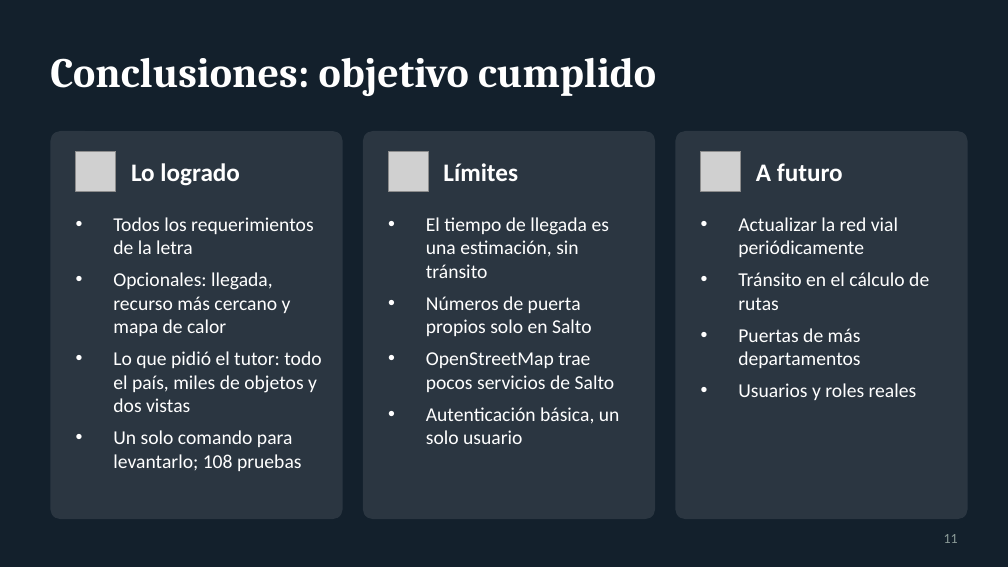
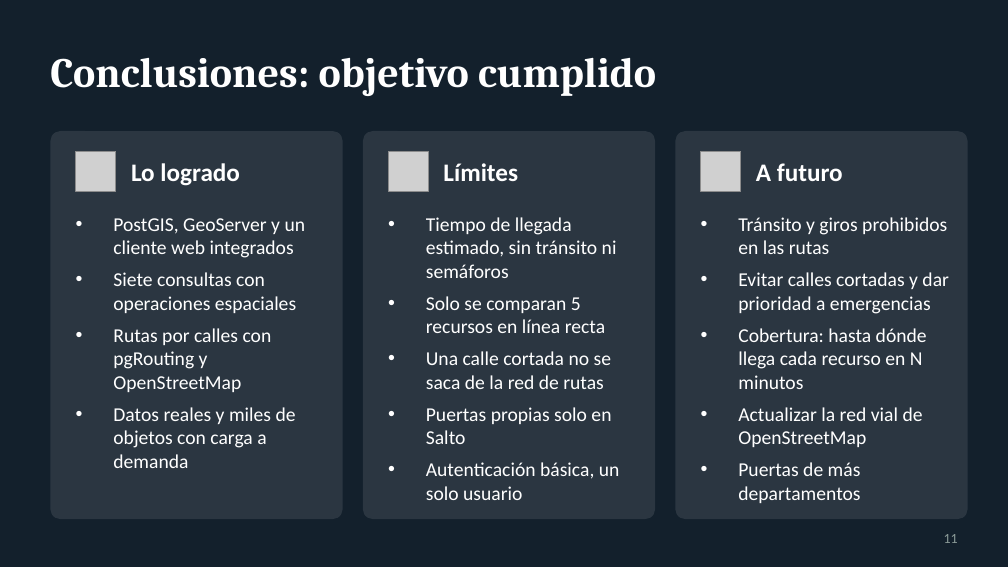
Before and after one commit to Facu185/geotravel, a slide deck: slide 11 of docs/defensa/UrbanSafe_defensa_final.pptx. Drawn at 1008x567 pixels with LibreOffice and Linux fonts; fonts in the diff are those of the drawing; grey boxes stand for pictures. Boxes give left, top, right and bottom in pixels: in the first picture for what was removed or moved away, otherwise in the second. Text is boxed around its words. In the diff, an @@ line names an element or a change of style, - is before the commit and + after.

Commit message:
Prueba 2: guion y ppt

```diff
--- a/docs/defensa/UrbanSafe_defensa_final.pptx
+++ b/docs/defensa/UrbanSafe_defensa_final.pptx
@@ text at [113, 218, 306, 468]: text changed @@
-• Todos los requerimientos de la letra
-• Opcionales: llegada, recurso más cercano y mapa de calor
-• Lo que pidió el tutor: todo el país, miles de objetos y dos vistas
-• Un solo comando para levantarlo; 108 pruebas
+• PostGIS, GeoServer y un cliente web integrados
+• Siete consultas con operaciones espaciales
+• Rutas por calles con pgRouting y OpenStreetMap
+• Datos reales y miles de objetos con carga a demanda
@@ text at [426, 217, 617, 444]: text changed @@
-• El tiempo de llegada es una estimación, sin tránsito
-• Números de puerta propios solo en Salto
-• OpenStreetMap trae pocos servicios de Salto
+• Tiempo de llegada estimado, sin tránsito ni semáforos
+• Solo se comparan 5 recursos en línea recta
+• Una calle cortada no se saca de la red de rutas
+• Puertas propias solo en Salto
@@ text at [738, 217, 949, 447]: text changed @@
-• Actualizar la red vial periódicamente
-• Tránsito en el cálculo de rutas
+• Tránsito y giros prohibidos en las rutas
+• Evitar calles cortadas y dar prioridad a emergencias
+• Cobertura: hasta dónde llega cada recurso en N minutos
+• Actualizar la red vial de OpenStreetMap
@@ text at [738, 383, 917, 400]: paragraph removed @@
-• Usuarios y roles reales
```
Also in this commit, not shown: 2 other slides changed, 1 other file.
